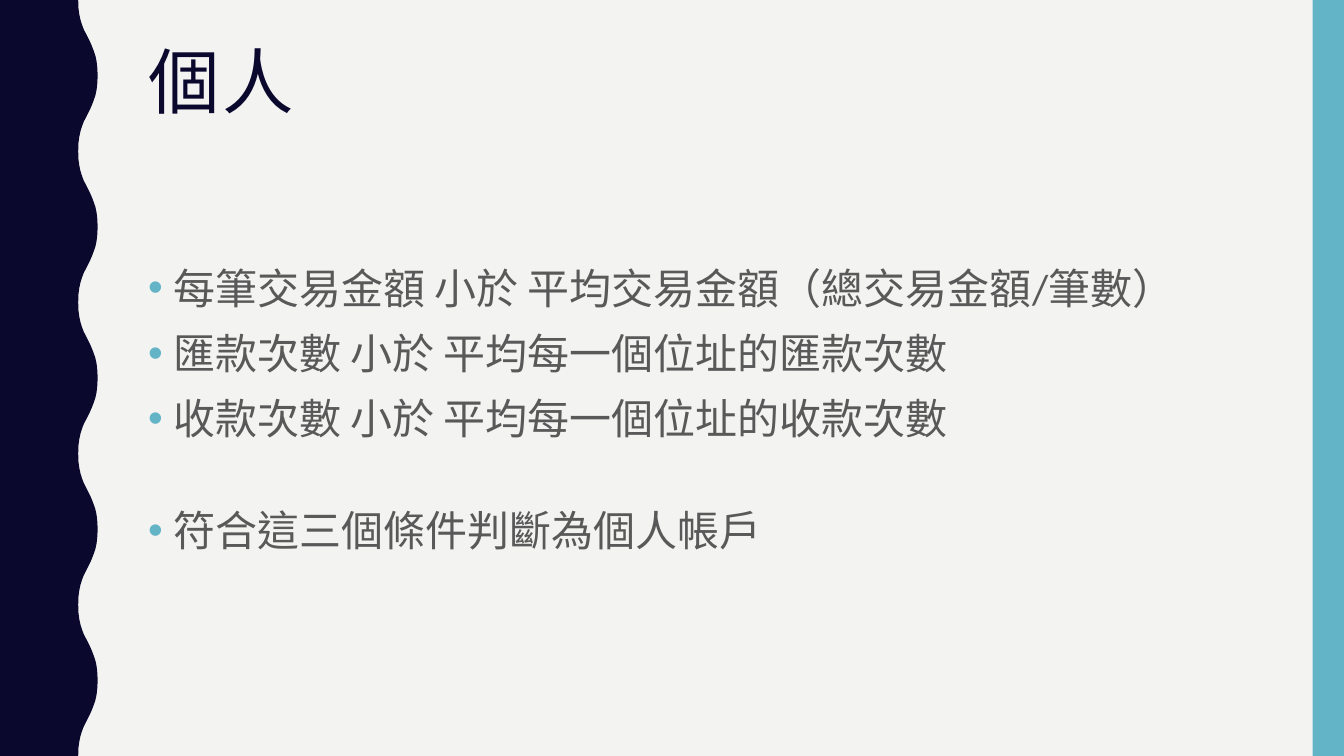
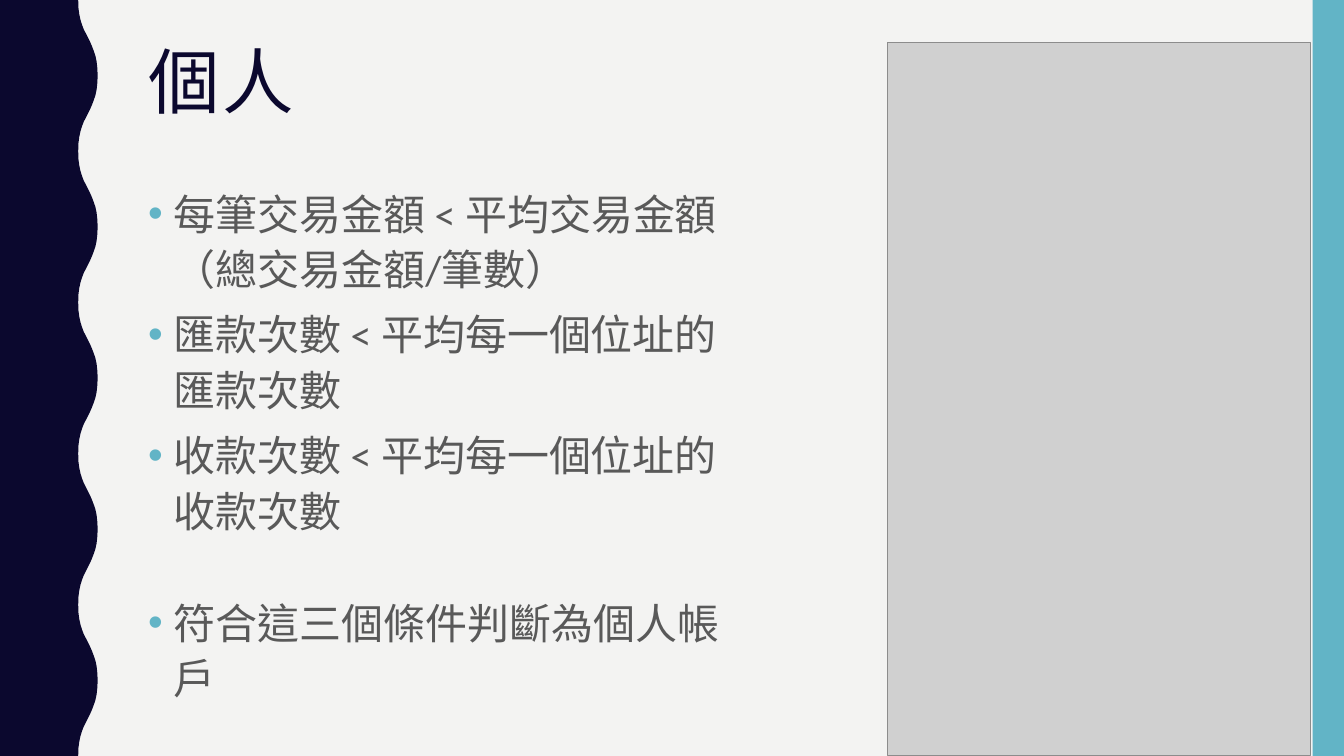
Before and after one commit to Aurako/NCCU2018_distributed-systems_group6, a slide deck: slide 12 of finalproject.pptx (slide 10 before the commit). Drawn at 1344x756 pixels with LibreOffice and Linux fonts; fonts in the diff are those of the drawing; grey boxes stand for pictures. Boxes give left, top, right and bottom in pixels: in the first picture for what was removed or moved away, otherwise in the second. Text is boxed around its words. In the diff, an @@ line names an element or a change of style, - is before the commit and + after.

```diff
--- a/finalproject.pptx
+++ b/finalproject.pptx
@@ picture added at box(887, 42, 1311, 756) @@
@@ text "每筆交易金額 < 平均交易金額（總交易金額/筆數）": place and size @@
-text "每筆交易金額 < 平均交易金額（總交易金額/筆數）" at box(173, 268, 1174, 550)
+text "每筆交易金額 < 平均交易金額（總交易金額/筆數）" at box(173, 194, 719, 697)
@@ text at box(173, 194, 717, 531): text changed @@
-• 每筆交易金額 小於 平均交易金額（總交易金額/筆數）
-• 匯款次數 小於 平均每一個位址的匯款次數
-• 收款次數 小於 平均每一個位址的收款次數
+• 每筆交易金額 < 平均交易金額（總交易金額/筆數）
+• 匯款次數 < 平均每一個位址的匯款次數
+• 收款次數 < 平均每一個位址的收款次數
```
Also in this commit, not shown: 5 other slides changed, 2 slides added, 1 slide removed, 1 other file.
